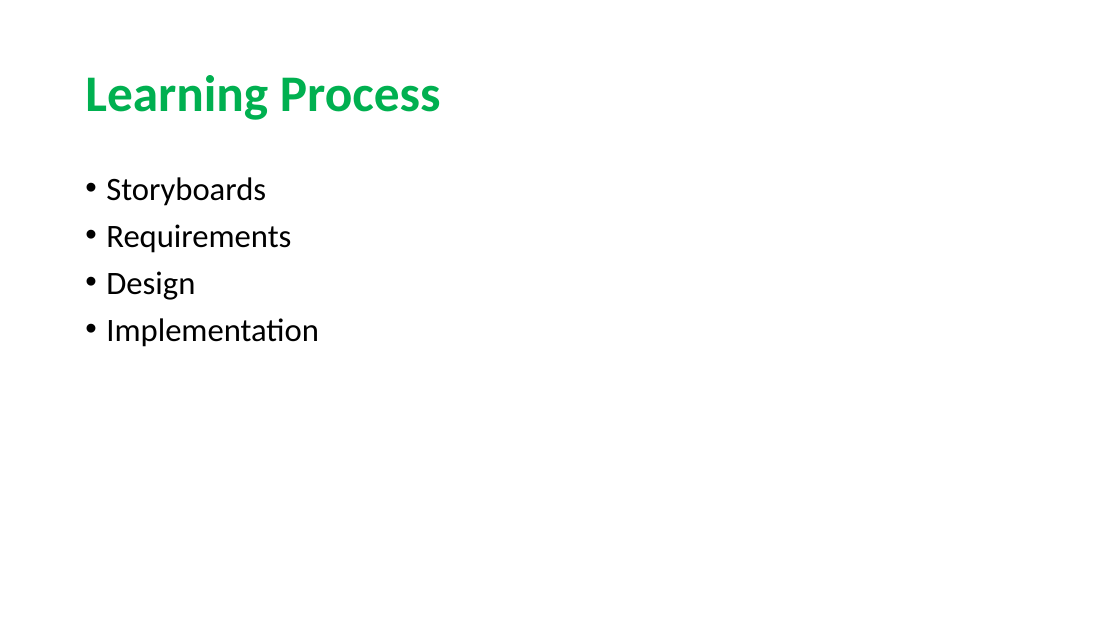
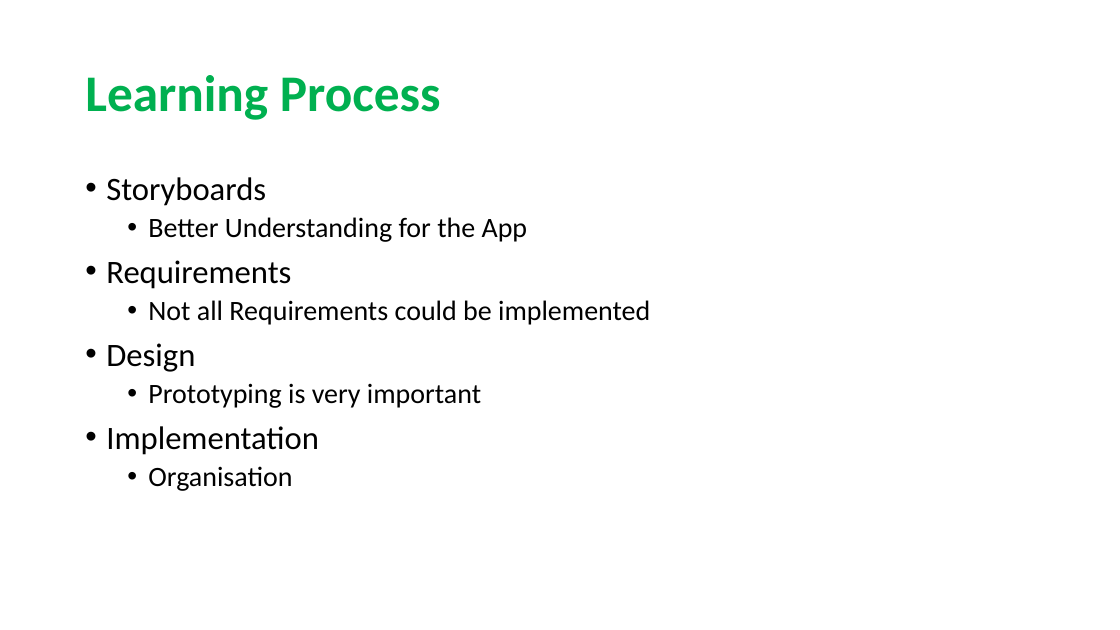
Before and after one commit to sarahmele/ch.bfh.btx8081.w2015.green, a slide deck: slide 8 of doc/task14/Task14.pptx (slide 10 before the commit). Drawn at 1120x630 pixels with LibreOffice and Linux fonts; fonts in the diff are those of the drawing. Boxes give left, top, right and bottom in pixels: in the first picture for what was removed or moved away, otherwise in the second. Text is boxed around its words. In the diff, an @@ line names an element or a change of style, - is before the commit and + after.

```diff
--- a/doc/task14/Task14.pptx
+++ b/doc/task14/Task14.pptx
@@ text at (148, 217, 528, 242): paragraph added @@
+  • Better Understanding for the App
@@ text at (148, 300, 650, 325): paragraph added @@
+  • Not all Requirements could be implemented
@@ text at (148, 383, 481, 408): paragraph added @@
+  • Prototyping is very important
@@ text at (148, 466, 292, 491): paragraph added @@
+  • Organisation
```
Also in this commit, not shown: 3 other slides changed.
